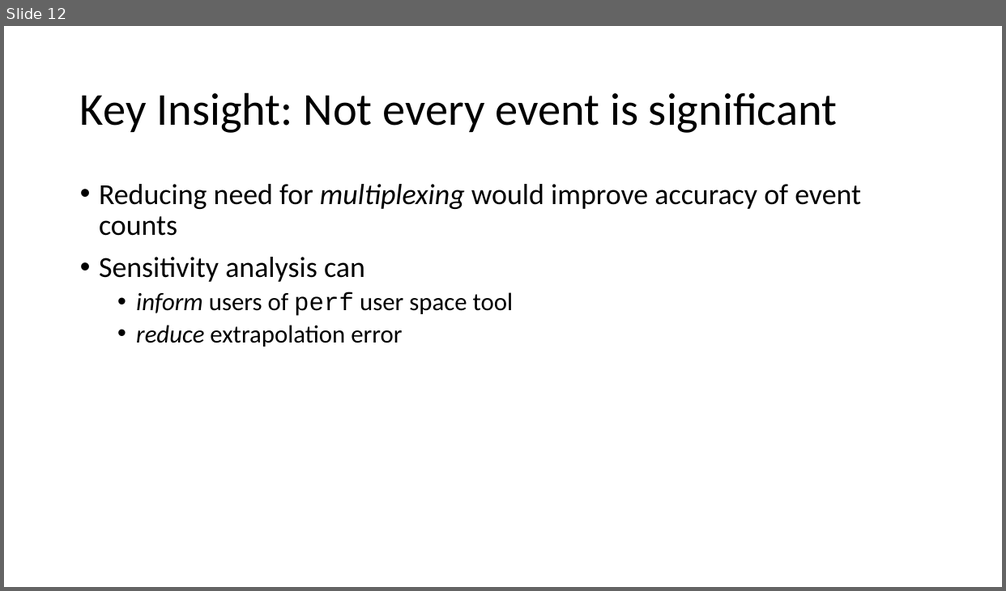
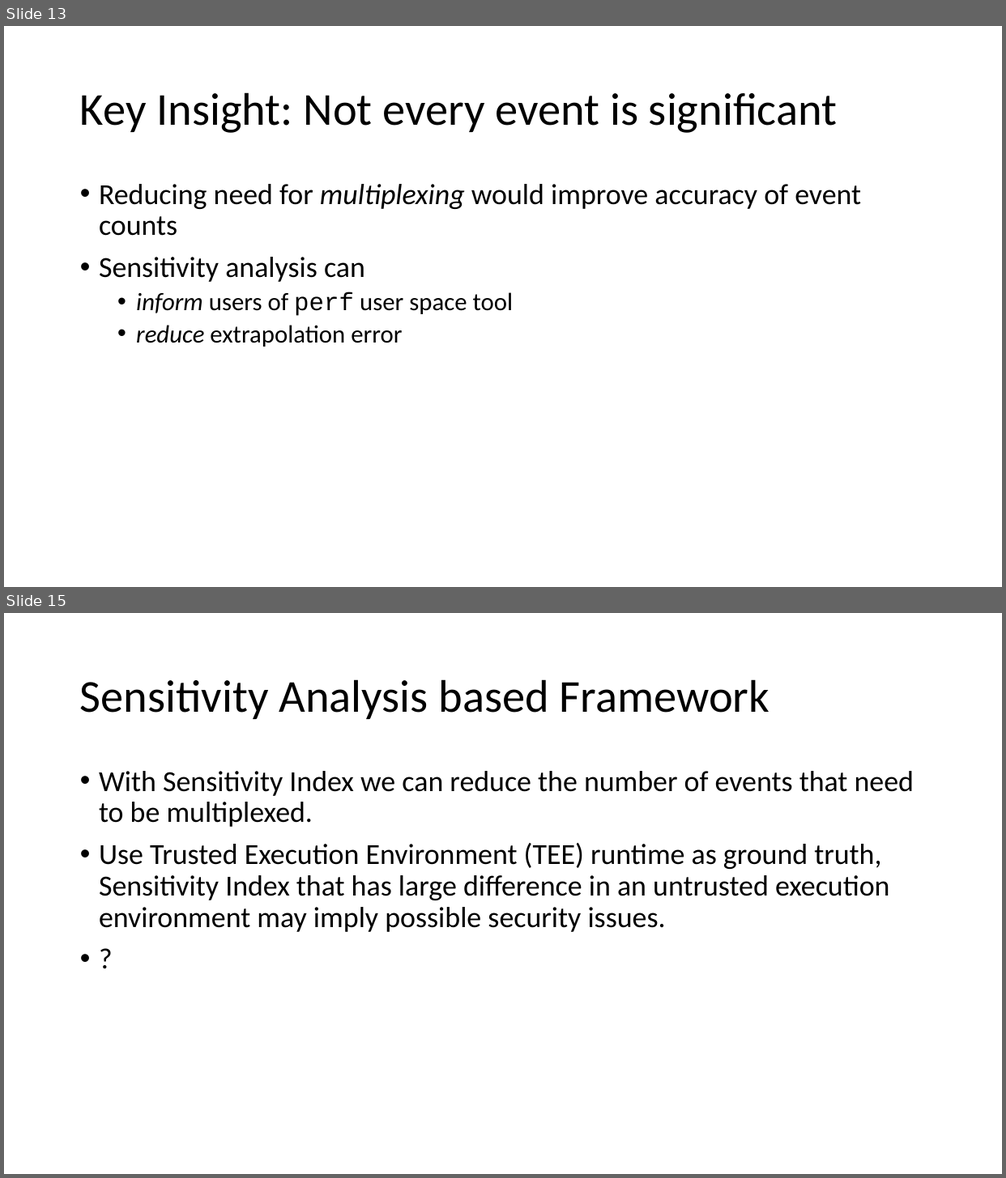
Before and after one commit to lienzhuzhu/project-522, a slide deck: midterm.pptx. Shown one above the other, each under a label of ours: slide 12 before the commit, slides 13 and 15 after it; the slides between them are not shown. The pictures are 1006x591 and 1006x1178 pixels, drawn with LibreOffice and Linux fonts; fonts in the diff are those of the drawing. Boxes give left, top, right and bottom in pixels: in the first picture for what was removed or moved away, otherwise in the second. Text is boxed around its words. In the diff, an @@ line names an element or a change of style, - is before the commit and + after.

```diff
--- a/midterm.pptx
+++ b/midterm.pptx
@@ slide 15 added at (4, 613, 1002, 1174), background #FFFFFF @@
@@ title added at (80, 679, 769, 719), 44 pt, text #000000 @@
+Sensitivity Analysis based Framework
@@ text added at (99, 771, 914, 932), 28 pt, text #000000 @@
+• With Sensitivity Index we can reduce the number of events that need to be multiplexed.
+• Use Trusted Execution Environment (TEE) runtime as ground truth, Sensitivity Index that has large difference in an untrusted execution environment may imply possible security issues.
+• ?
@@ what was slide 12 is now slide 13 @@
```
Also in this commit, not shown: 2 other slides added.
